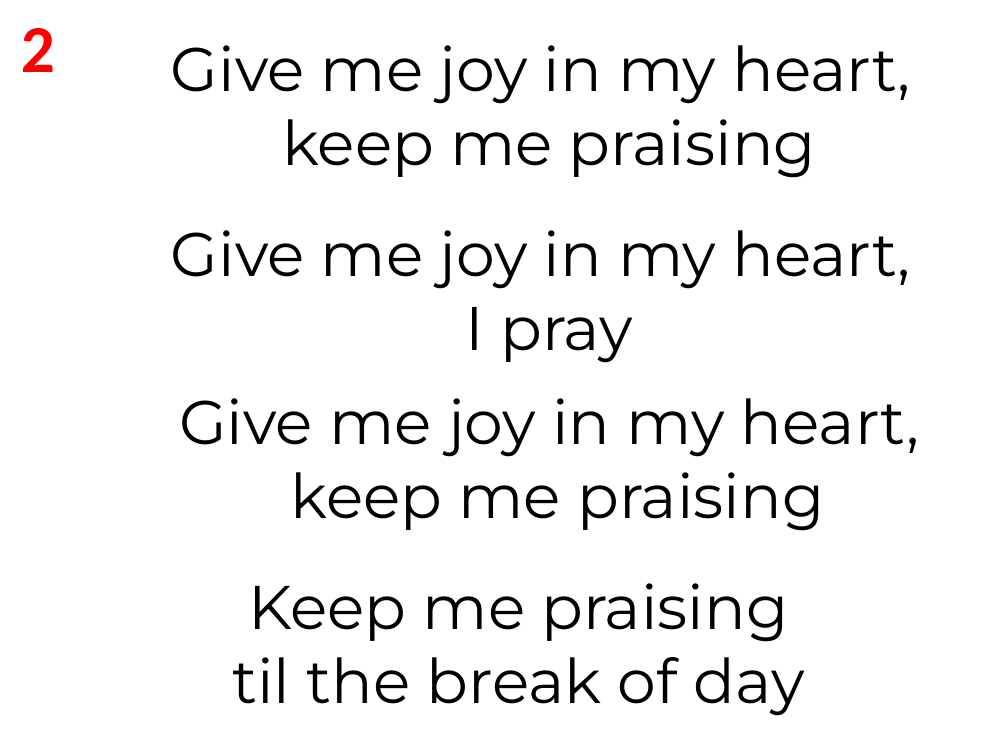
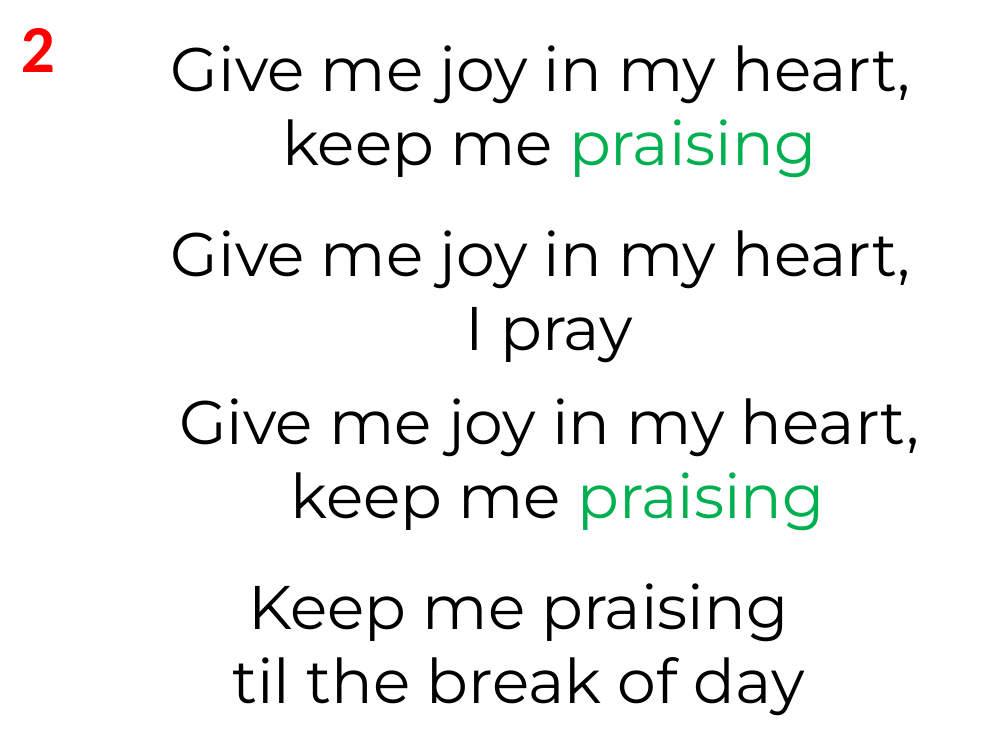
Before and after one commit to batisuoc/free-school-class, a slide deck: slide 10 of english/Give-Me-Oil-In-My-Lamp.pptx. Drawn at 1008x756 pixels with LibreOffice and Linux fonts; fonts in the diff are those of the drawing; background and template pictures are left out. Boxes give left, top, right and bottom in pixels: in the first picture for what was removed or moved away, otherwise in the second. Text is boxed around its words. In the diff, an @@ line names an element or a change of style, - is before the commit and + after.

```diff
--- a/english/Give-Me-Oil-In-My-Lamp.pptx
+++ b/english/Give-Me-Oil-In-My-Lamp.pptx
@@ text at (282, 119, 816, 178): text colour #000000 to #00B050 in "praising" @@
@@ text at (291, 472, 825, 531): text colour #000000 to #00B050 in "praising" @@
```
Also in this commit, not shown: 5 other slides changed, 1 slide added, 3 other files.
